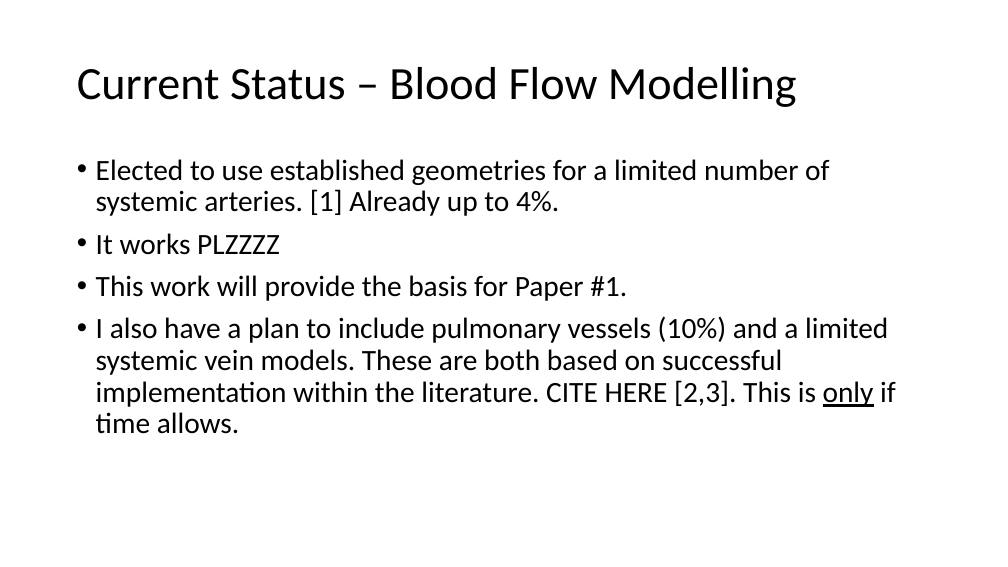
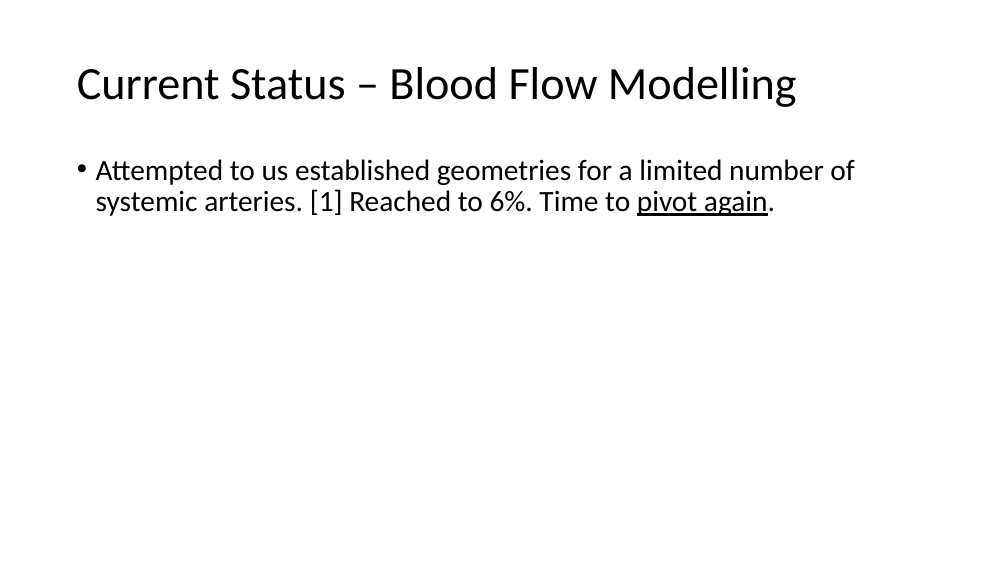
Before and after one commit to CNorthwayMedPhys/Full-Body-Flow-Model-Project, a slide deck: slide 9 of Working Documents/Committee Meeting.pptx. Drawn at 1008x567 pixels with LibreOffice and Linux fonts; fonts in the diff are those of the drawing. Boxes give left, top, right and bottom in pixels: in the first picture for what was removed or moved away, otherwise in the second. Text is boxed around its words. In the diff, an @@ line names an element or a change of style, - is before the commit and + after.

```diff
--- a/Working Documents/Committee Meeting.pptx
+++ b/Working Documents/Committee Meeting.pptx
@@ text at <box>96,159,854,216</box>: text changed @@
-• Elected to use established geometries for a limited number of systemic arteries. [1] Already up to 4%.
-• It works PLZZZZ
-• This work will provide the basis for Paper #1.
-• I also have a plan to include pulmonary vessels (10%) and a limited systemic vein models. These are both based on successful implementation within the literature. CITE HERE [2,3]. This is only if time allows.
+• Attempted to us established geometries for a limited number of systemic arteries. [1] Reached to 6%. Time to pivot again.
```
Also in this commit, not shown: 9 other slides changed, 7 slides added.
